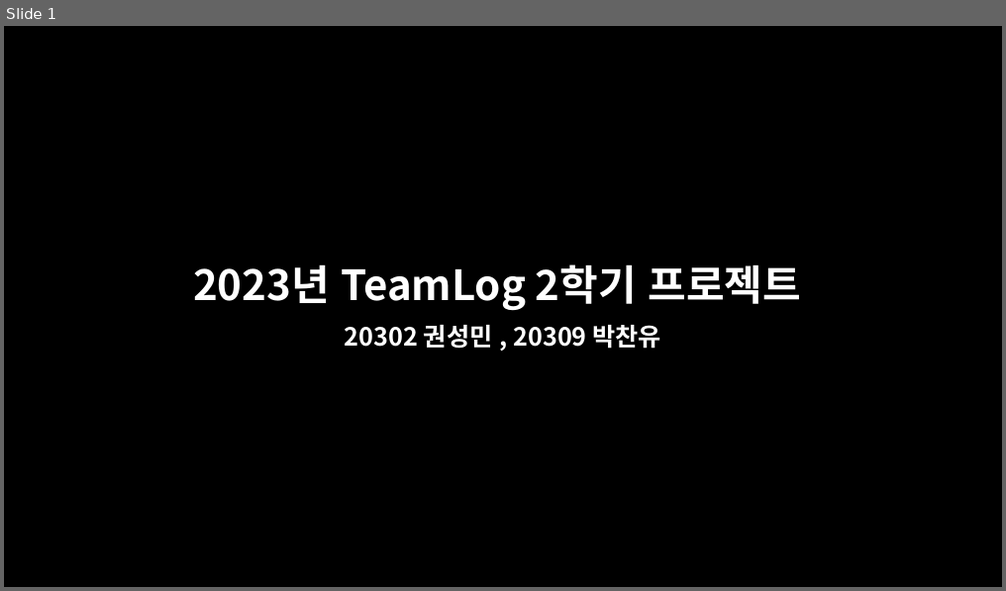
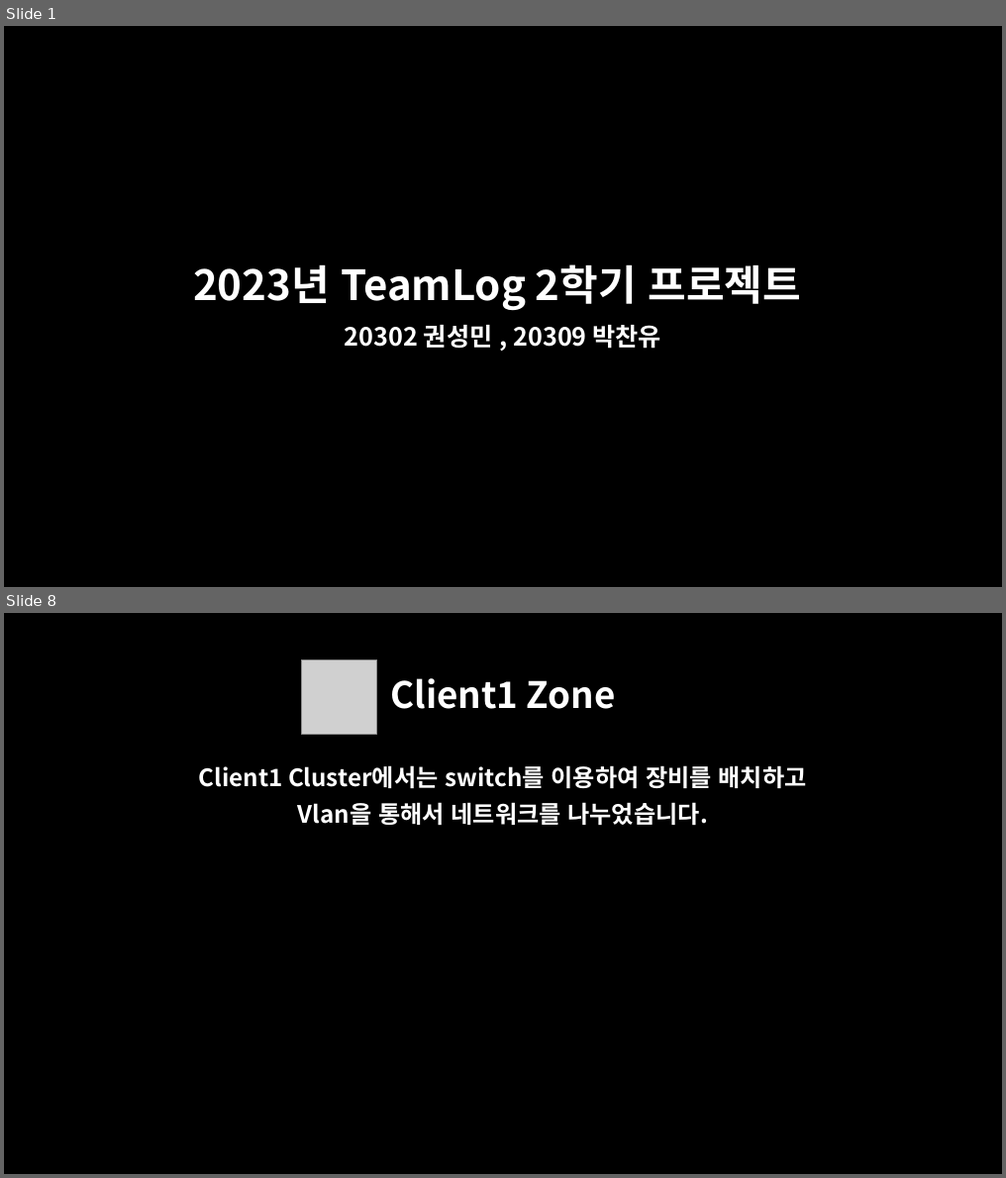
Before and after one commit to oceanwater1234/Network-Hacking, a slide deck: 2023년 TeamLog 2학기 프로젝트.pptx. Shown one above the other, each under a label of ours: slide 1 before the commit, slides 1 and 8 after it; the slides between them are not shown. The pictures are 1006x591 and 1006x1178 pixels, drawn with LibreOffice and Linux fonts; fonts in the diff are those of the drawing; grey boxes stand for pictures. Boxes give left, top, right and bottom in pixels: in the first picture for what was removed or moved away, otherwise in the second. Text is boxed around its words. In the diff, an @@ line names an element or a change of style, - is before the commit and + after.

```diff
--- a/2023년 TeamLog 2학기 프로젝트.pptx
+++ b/2023년 TeamLog 2학기 프로젝트.pptx
@@ slide 8 added at (4,613,1002,1174), background #000000 @@
@@ picture added at (302,660,377,735) @@
@@ title added at (390,678,616,709), 35 pt, text #FFFFFF, bold @@
+Client1 Zone
@@ text added at (199,765,807,826), 23 pt, text #FFFFFF, bold @@
+Client1 Cluster에서는 switch를 이용하여 장비를 배치하고
+Vlan을 통해서 네트워크를 나누었습니다.
```
Also in this commit, not shown: 2 slides changed, 12 other slides added, 2 other files.
